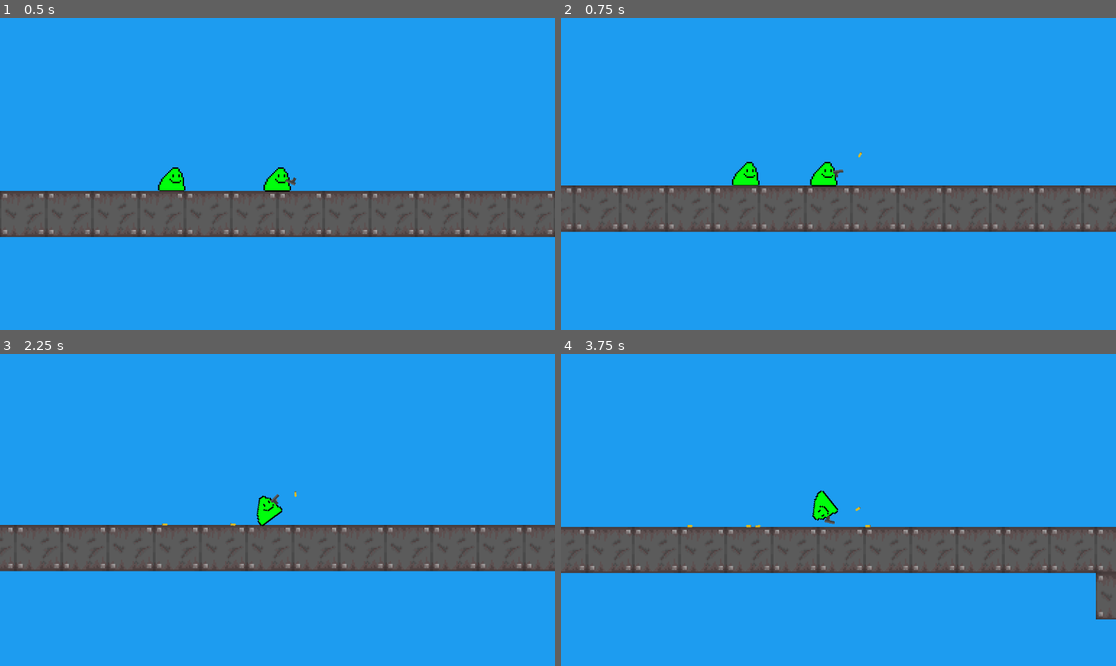
Above: before the commit, frames 1-4 (two rows, left to right).
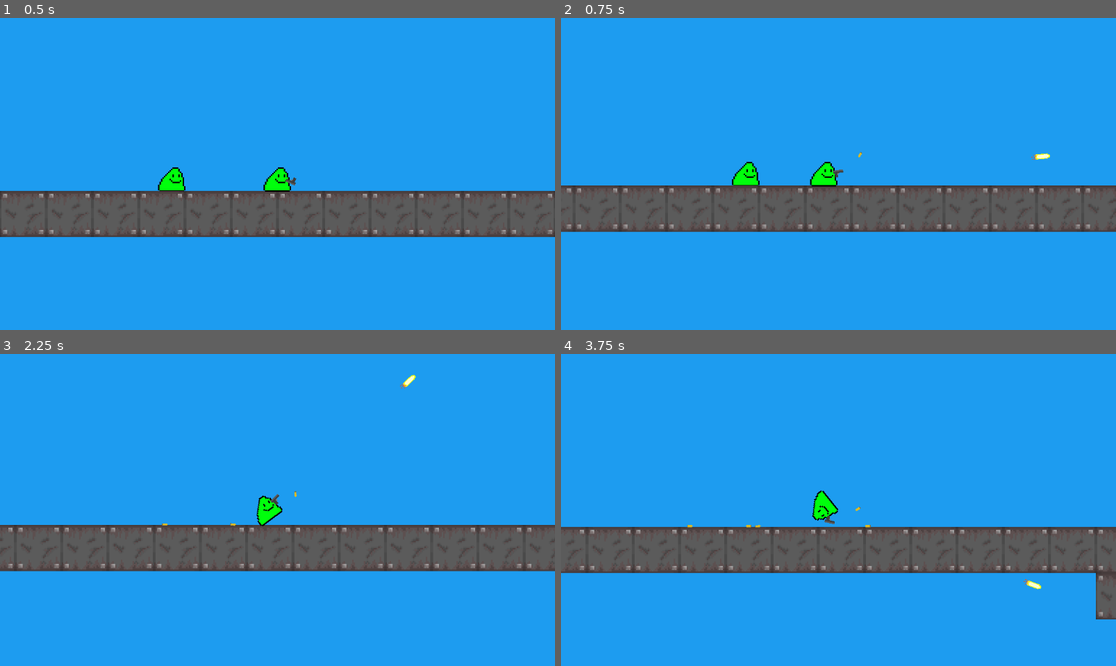
Above: after the commit, the same moments.

Repository: a0fefd/blobs-with-guns-remastered
Game: Godot game, scene res://scenes/levels/world.tscn
Same seed, same stepped clock (60 frames per second), same inputs: the game is played once before the commit and once after it.
Inputs (mouse positions are in pixels of both pictures, inside the frame that each line leads up to):
- Up to frame 1 (0.5 s): no input
- Up to frame 2 (0.75 s): move the mouse to (960, 158) at 0.52 s; click (960, 158) at 0.6 s
- Up to frame 3 (2.25 s): move the mouse to (166, 525) at 1.27 s; click (166, 525) at 1.35 s; move the mouse to (333, 441) at 2.02 s; click (333, 441) at 2.1 s
- Up to frame 4 (3.75 s): move the mouse to (810, 572) at 2.77 s; click (810, 572) at 2.85 s; move the mouse to (1005, 556) at 3.52 s; click (1005, 556) at 3.6 s

Frame 1 is identical in both runs. In frame 2, less than 0.1% of the frame differs, in the area x 84-89%, y 43-46%; in frame 3, less than 0.1%, in the area x 72-75%, y 6-12%; in frame 4, less than 0.1%.

Commit message:
Increase bullet range

Diff:
--- a/scripts/bullet.gd
+++ b/scripts/bullet.gd
@@ -2,7 +2,7 @@
 
 
 @export var speed: int = 1000
-@export var bullet_range: int = 100
+@export var bullet_range: int = 300
 
 var shot_from
 var bullet_origin: Vector2
